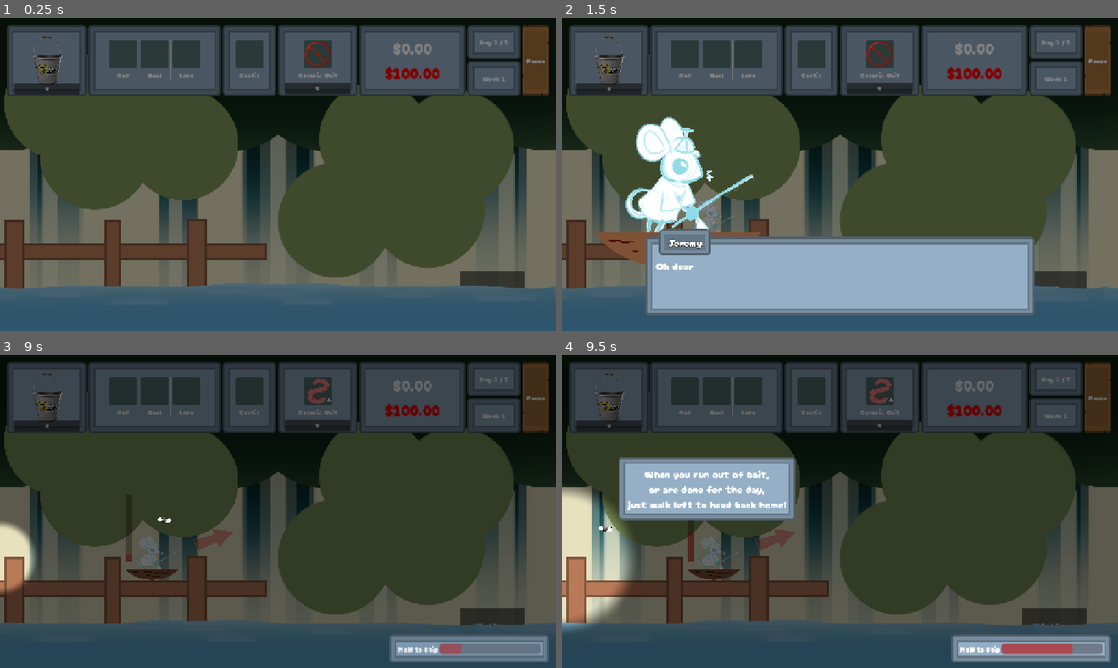
Above: before the commit, frames 1-4 (two rows, left to right).
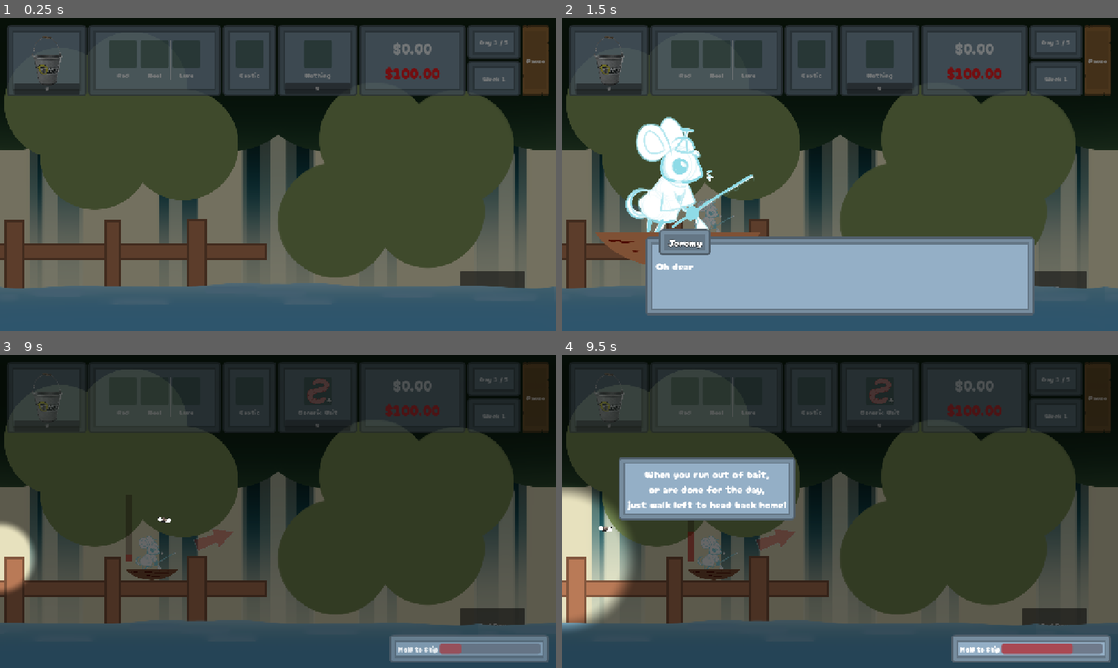
Above: after the commit, the same moments.

Repository: Meoah/Team-Awesome
Game: Godot game, scene res://scenes/game/main/daytime_main.tscn
The game is run twice, just before and just after one commit, with the same random seed, the same clock (stepped at 60 frames per second) and the same inputs. This scene is started directly instead of the project's main scene. Sound files missing from this copy of the repository are replaced by a short silence.
Inputs (mouse positions are in pixels of both pictures, inside the frame that each line leads up to):
- Up to frame 1 (0.25 s): no input
- Up to frame 2 (1.5 s): click (845, 158) at 0.5 s; click "V" at 1.25 s
- Up to frame 3 (9 s): click "V" at 2 s; click "End Day" at 2.75 s; tap Enter at 3.5, 4.25, 7.25, 8 s; drag from (122, 392) to (333, 442) at 3.52 s; drag from (155, 392) to (250, 574) at 4.27 s; tap Space (action) at 5, 6.5 s; move the mouse to (189, 392) at 5.02 s; hold Right (right) 5.03-5.75 s; hold Space (action) 5.03-5.75 s; click (189, 392) at 5.17 s; click "Yes" at 5.75 s; drag from (250, 392) to (111, 464) at 6.52 s; drag from (316, 392) to (305, 511) at 7.27 s; drag from (111, 464) to (194, 433) at 8.02 s; move the mouse to (305, 511) at 8.77 s; hold Down (down) from 8.78 s (still down); hold Space (action) from 8.78 s (still down); click (305, 511) at 8.92 s
- Up to frame 4 (9.5 s): keep holding Down (down); keep holding Space (action)

The runs differ from the first frame. In frame 1, 0.2% of the frame differs, in the area x 53-61%, y 7-20%; in frame 2, 0.2%; in frame 3, 8.1%, in the area x 2-99%, y 2-25%; in frame 4, 8.1%.

Commit message:
HUD cleanup

Diff:
--- a/scenes/game/main/daytime_main.tscn
+++ b/scenes/game/main/daytime_main.tscn
@@ -29,7 +29,7 @@
 tracks/0/type = "value"
 tracks/0/imported = false
 tracks/0/enabled = true
-tracks/0/path = NodePath("DayCam/FISH/FISH 01:position")
+tracks/0/path = NodePath("FISH/CanvasLayer/FISH 01:position")
 tracks/0/interp = 1
 tracks/0/loop_wrap = true
 tracks/0/keys = {
@@ -41,7 +41,7 @@
 tracks/1/type = "value"
 tracks/1/imported = false
 tracks/1/enabled = true
-tracks/1/path = NodePath("DayCam/FISH/FISH 02:position")
+tracks/1/path = NodePath("FISH/CanvasLayer/FISH 02:position")
 tracks/1/interp = 1
 tracks/1/loop_wrap = true
 tracks/1/keys = {
@@ -53,7 +53,7 @@
 tracks/2/type = "value"
 tracks/2/imported = false
 tracks/2/enabled = true
-tracks/2/path = NodePath("DayCam/FISH/FISH 01:modulate")
+tracks/2/path = NodePath("FISH/CanvasLayer/FISH 01:modulate")
 tracks/2/interp = 2
 tracks/2/loop_wrap = true
 tracks/2/keys = {
@@ -65,7 +65,7 @@
 tracks/3/type = "value"
 tracks/3/imported = false
 tracks/3/enabled = true
-tracks/3/path = NodePath("DayCam/FISH/FISH 02:modulate")
+tracks/3/path = NodePath("FISH/CanvasLayer/FISH 02:modulate")
 tracks/3/interp = 1
 tracks/3/loop_wrap = true
 tracks/3/keys = {
@@ -80,7 +80,7 @@
 tracks/0/type = "value"
 tracks/0/imported = false
 tracks/0/enabled = true
-tracks/0/path = NodePath("DayCam/FISH/FISH 01:position")
+tracks/0/path = NodePath("FISH/CanvasLayer/FISH 01:position")
 tracks/0/interp = 1
 tracks/0/loop_wrap = true
 tracks/0/keys = {
@@ -92,7 +92,7 @@
 tracks/1/type = "value"
 tracks/1/imported = false
 tracks/1/enabled = true
-tracks/1/path = NodePath("DayCam/FISH/FISH 02:position")
+tracks/1/path = NodePath("FISH/CanvasLayer/FISH 02:position")
 tracks/1/interp = 1
 tracks/1/loop_wrap = true
 tracks/1/keys = {
@@ -104,7 +104,7 @@
 tracks/2/type = "value"
 tracks/2/imported = false
 tracks/2/enabled = true
-tracks/2/path = NodePath("DayCam/FISH/FISH 01:modulate")
+tracks/2/path = NodePath("FISH/CanvasLayer/FISH 01:modulate")
 tracks/2/interp = 1
 tracks/2/loop_wrap = true
 tracks/2/keys = {
@@ -191,6 +191,24 @@
 texture = ExtResource("5_8rhjh")
 centered = false
 
+[node name="FISH" type="AnimationPlayer" parent="."]
+libraries = {
+&"": SubResource("AnimationLibrary_i6nw5")
+}
+movie_quit_on_finish = true
+
+[node name="CanvasLayer" type="CanvasLayer" parent="FISH"]
+
+[node name="FISH 01" type="Sprite2D" parent="FISH/CanvasLayer"]
+position = Vector2(-200, -200)
+scale = Vector2(3, 3)
+texture = ExtResource("9_3kam8")
+
+[node name="FISH 02" type="Sprite2D" parent="FISH/CanvasLayer"]
+position = Vector2(-200, -200)
+scale = Vector2(3, 3)
+texture = ExtResource("10_nw8sa")
+
 [node name="DayCam" type="Camera2D" parent="." node_paths=PackedStringArray("player")]
 position = Vector2(640, 360)
 limit_left = 0
@@ -200,24 +218,6 @@
 drag_vertical_enabled = true
 script = ExtResource("8_3kam8")
 player = NodePath("../Jeremy")
-
-[node name="FISH" type="AnimationPlayer" parent="DayCam"]
-root_node = NodePath("../..")
-libraries = {
-&"": SubResource("AnimationLibrary_i6nw5")
-}
-movie_quit_on_finish = true
-
-[node name="FISH 01" type="Sprite2D" parent="DayCam/FISH"]
-position = Vector2(-200, -200)
-scale = Vector2(3, 3)
-texture = ExtResource("9_3kam8")
-
-[node name="FISH 02" type="Sprite2D" parent="DayCam/FISH"]
-modulate = Color(1, 1, 1, 0)
-position = Vector2(-200, -200)
-scale = Vector2(3, 3)
-texture = ExtResource("10_nw8sa")
 
 [node name="HUD" parent="." instance=ExtResource("10_3kam8")]
 
@@ -236,5 +236,5 @@
 grow_vertical = 0
 text = "End Day"
 
-[connection signal="animation_finished" from="DayCam/FISH" to="." method="_on_fish_animation_finished"]
+[connection signal="animation_finished" from="FISH" to="." method="_on_fish_animation_finished"]
 [connection signal="pressed" from="Button" to="." method="_on_button_pressed"]
--- a/scenes/ui/hud/hud.tscn
+++ b/scenes/ui/hud/hud.tscn
@@ -24,7 +24,7 @@
 script = ExtResource("1_e7gie")
 blocker = NodePath("Blocker")
 
-[node name="HUDController" type="VBoxContainer" parent="." n …(98 unchanged characters)… t", "exotic_slot", "active_bait_slot", "money_label", "rent_label", "fish_bucket_value_label", "day_label", "week_label")]
+[node name="HUDController" type="VBoxContainer" parent="." n …(98 unchanged characters)… t", "exotic_slot", "active_bait_slot", "active_bait_label", "money_label", "rent_label", "fish_bucket_value_label", "day_label", "week_label")]
 modulate = Color(1, 1, 1, 0.8)
 anchors_preset = 15
 anchor_right = 1.0
@@ -41,6 +41,7 @@
 lure_slot = NodePath("Top/MarginContainer/HBoxContainer/RodUpgradeSlots/TempRodSlots/MarginContainer/VBoxContainer/Slots/VBoxContainer3/AspectRatioContainer3/LureSlot")
 exotic_slot = NodePath("Top/MarginContainer/HBoxContainer/ExoticGear/TempExoticSlot/MarginContainer/VBoxContainer/AspectRatioContainer/ExoticSlot")
 active_bait_slot = NodePath("Top/MarginContainer/HBoxContainer/Bait/PanelContainer/MarginContainer/VBoxContainer/AspectRatioContainer/ActiveBait")
+active_bait_label = NodePath("Top/MarginContainer/HBoxContainer/Bait/PanelContainer/MarginContainer/VBoxContainer/BaitName")
 money_label = NodePath("Top/MarginContainer/HBoxContainer/Rent/PanelContainer/MarginContainer/VBoxContainer/Money")
 rent_label = NodePath("Top/MarginContainer/HBoxContainer/Rent/PanelContainer/MarginContainer/VBoxContainer/Rent")
 fish_bucket_value_label = NodePath("Bottom/MarginContainer/Bottom/Left/FishInventory/MarginContainer/VBoxContainer/FishBucketValue")
@@ -335,12 +336,13 @@
 custom_minimum_size = Vector2(64, 64)
 layout_mode = 2
 
-[node name="BaitName" type="Label" parent="HUDController/Top/MarginContainer/HBoxContainer/Bait/PanelContainer/MarginContainer/VBoxContainer"]
-layout_mode = 2
+[node name="BaitName" type="RichTextLabel" parent="HUDController/Top/MarginContainer/HBoxContainer/Bait/PanelContainer/MarginContainer/VBoxContainer"]
+layout_mode = 2
+bbcode_enabled = true
 text = "Generic Bait"
+fit_content = true
 horizontal_alignment = 1
 vertical_alignment = 2
-clip_text = true
 
 [node name="MarginContainer2" type="MarginContainer" parent="HUDController/Top/MarginContainer/HBoxContainer/Bait/PanelContainer"]
 clip_contents = true
--- a/scripts/system/system_data.gd
+++ b/scripts/system/system_data.gd
@@ -7,7 +7,7 @@
 var player_money : float = 0.0
 var delayed_money : float = 0.0
 var day : int = 1
-var active_bait : int = 0
+var active_bait : int = -1
 var fish_inventory : Dictionary = {} # {fish_id : int = count : int}
 var bait_inventory : Dictionary = {} # {bait_id : int = count : int}
 var buff_inventory : Dictionary = {} # {buff_id : int = duration : int}
--- a/scripts/ui/hud/hud_controller.gd
+++ b/scripts/ui/hud/hud_controller.gd
@@ -9,6 +9,7 @@
 @export var lure_slot : Slot
 @export var exotic_slot : Slot
 @export var active_bait_slot : Slot
+@export var active_bait_label : RichTextLabel
 @export var money_label : RichTextLabel
 @export var rent_label : RichTextLabel
 @export var fish_bucket_value_label : Label
@@ -64,9 +65,9 @@
 
 ## Refreshes each module.
 func _refresh_ui() -> void:
-	# Forces the fadeout to reset.
-	_set_hovered_state()
-	_set_unhovered_state()
+	# Forces the fadeout to reset. TODO: Do we want this?
+	#_set_hovered_state()
+	#_set_unhovered_state()
 
 	_update_equipment()
 	_update_active_bait()
@@ -89,6 +90,7 @@
 	var active_bait_data : Dictionary = ItemData.get_data(ItemData.BAIT, active_bait)
 
 	active_bait_slot.set_slot(active_bait_data, active_bait_quantity)
+	active_bait_label.text = active_bait_data.get(ItemData.KEY_NAME, "Nothing")
 
 ## Sets current money and rent.
 func _update_money() -> void:
